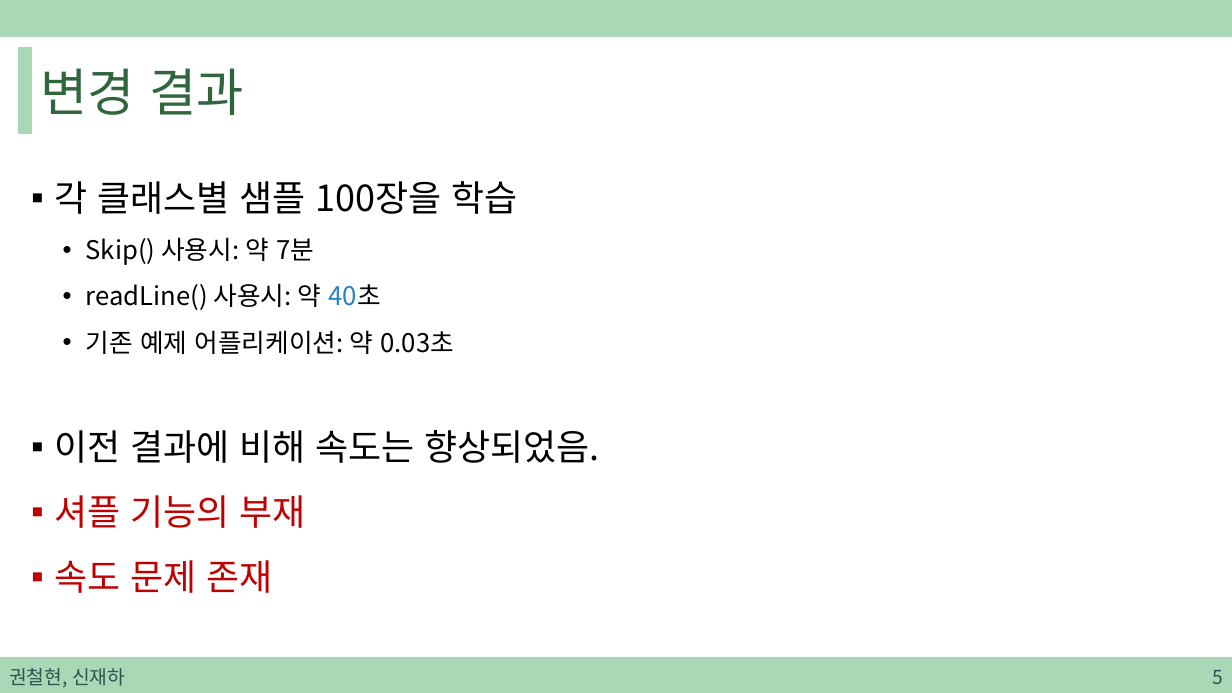
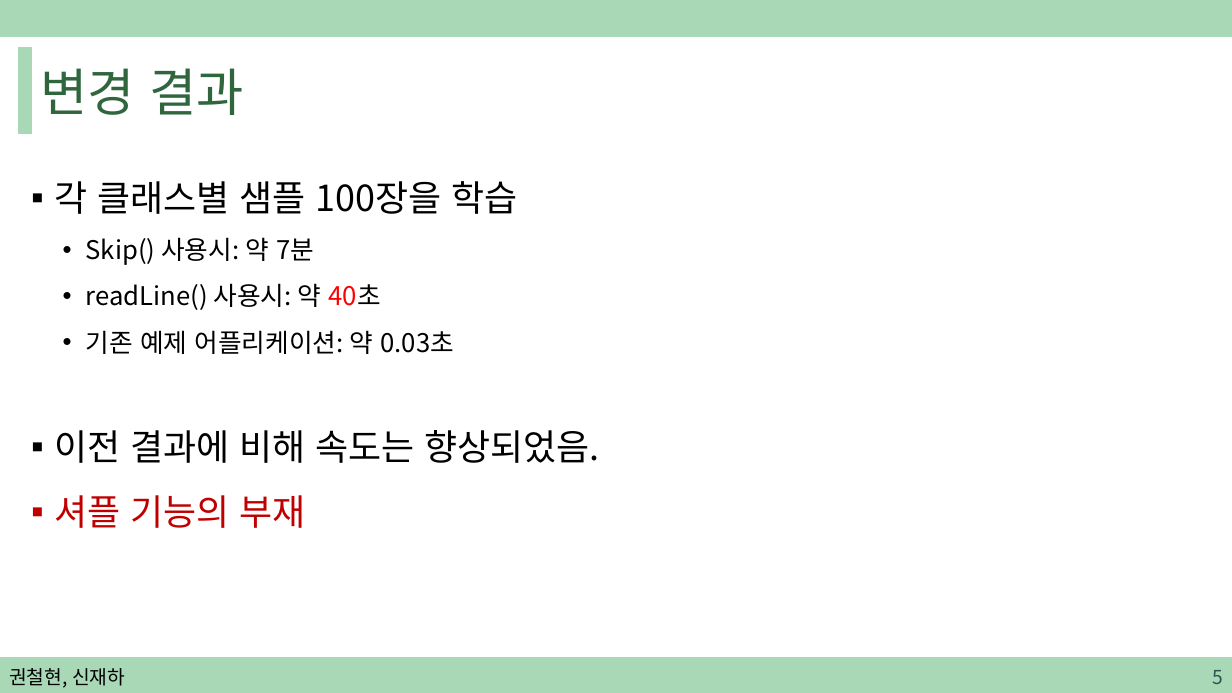
Before and after one commit to sjh4287/capston, a slide deck: slide 5 of 2022.02.18/권철현,신재하.pptx. Drawn at 1232x693 pixels with LibreOffice and Linux fonts; fonts in the diff are those of the drawing. Boxes give left, top, right and bottom in pixels: in the first picture for what was removed or moved away, otherwise in the second. Text is boxed around its words. In the diff, an @@ line names an element or a change of style, - is before the commit and + after.

```diff
--- a/2022.02.18/권철현,신재하.pptx
+++ b/2022.02.18/권철현,신재하.pptx
@@ text at box(86, 283, 380, 310): text colour #2683C6 to #FF0000 in "40초" @@
@@ text at box(54, 560, 272, 593): paragraph removed @@
-▪ 속도 문제 존재
@@ text "권철현, 신재하" at box(9, 668, 125, 688): text colour #305250 to #000000 @@
```
Also in this commit, not shown: 34 other slides changed, 8 slides added.
